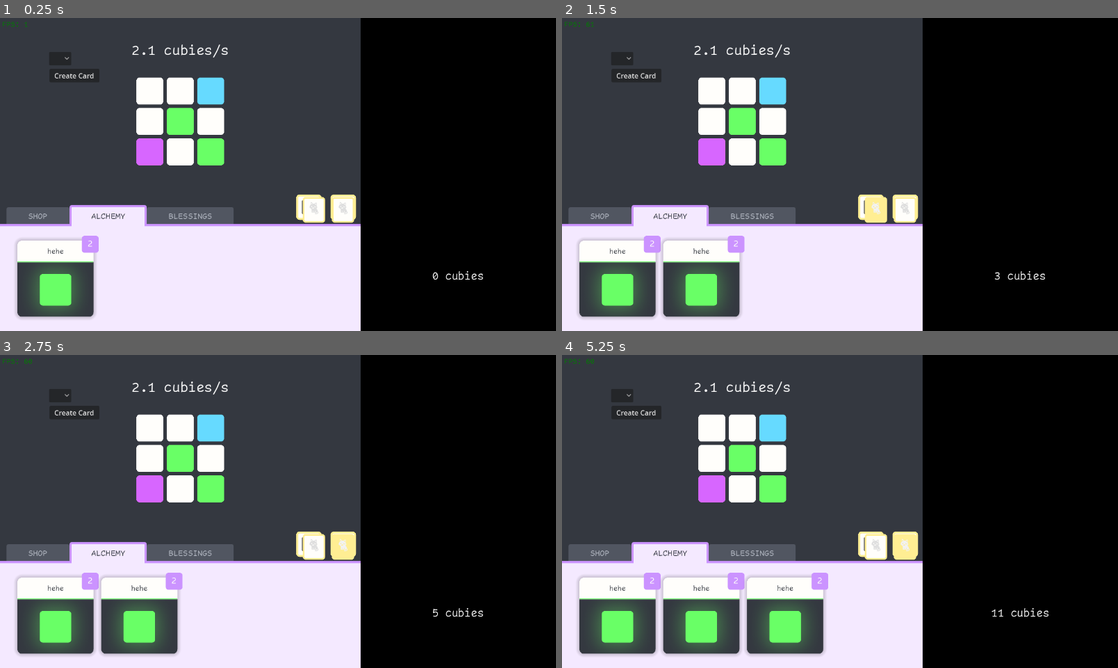
Above: before the commit, frames 1-4 (two rows, left to right).
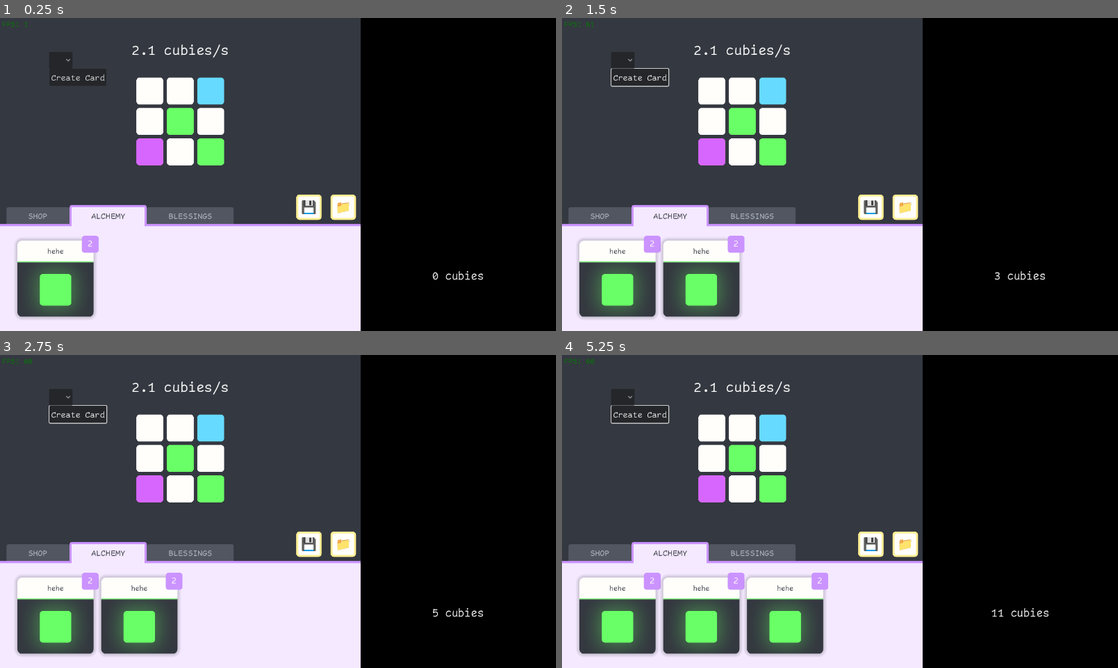
Above: after the commit, the same moments.

Repository: Logikable/GMTK2024
Game: Godot game, scene res://scenes/game.tscn
The game is run twice, just before and just after one commit, with the same random seed, the same clock (stepped at 60 frames per second) and the same inputs.
Inputs (mouse positions are in pixels of both pictures, inside the frame that each line leads up to):
- Up to frame 1 (0.25 s): no input
- Up to frame 2 (1.5 s): click "Create Card" at 0.5 s; click "💾" at 1.25 s
- Up to frame 3 (2.75 s): click "📁" at 2 s
- Up to frame 4 (5.25 s): click (906, 545) at 2.75 s, where only the run before the commit has a clickable "🐈"; click "Create Card" at 3.5 s; click "💾" at 4.25 s; click "📁" at 5 s

The runs differ from the first frame. In frame 1, 0.6% of the frame differs, in the area x 9-64%, y 12-66%; in frame 2, 0.7%; in frame 3, 0.8%, in the area x 8-64%, y 12-66%; in frame 4, 0.8%.

Commit message:
Add tooltip, other changes

Diff:
--- /dev/null
+++ b/assets/default.tres
@@ -0,0 +1,10 @@
+[gd_resource type="Theme" load_steps=3 format=3 uid="uid://754m2gs5mwax"]
+
+[ext_resource type="FontFile" uid="uid://c48agdebe6v1w" path="res://fonts/ComicCodeLigaturesNFFixed-Regular.ttf" id="1_7fcla"]
+
+[sub_resource type="StyleBoxEmpty" id="StyleBoxEmpty_x4pu6"]
+
+[resource]
+default_font = ExtResource("1_7fcla")
+default_font_size = 18
+PopupPanel/styles/panel = SubResource("StyleBoxEmpty_x4pu6")
--- a/project.godot
+++ b/project.godot
@@ -36,6 +36,11 @@
 version_control/plugin_name="GitPlugin"
 version_control/autoload_on_startup=true
 
+[gui]
+
+timers/tooltip_delay_sec=0.15
+timers/tooltip_delay_sec.editor_hint=0.15
+
 [rendering]
 
 anti_aliasing/quality/msaa_2d=3
--- a/scenes/card.tscn
+++ b/scenes/card.tscn
@@ -48,6 +48,7 @@
 offset_bottom = 390.0
 size_flags_horizontal = 4
 size_flags_vertical = 4
+mouse_default_cursor_shape = 6
 theme_override_styles/panel = SubResource("StyleBoxFlat_08uny")
 script = ExtResource("1_c2cb0")
 divider_color = Color(0.657556, 0.951213, 0.933985, 1)
--- a/scenes/game.tscn
+++ b/scenes/game.tscn
@@ -9,6 +9,7 @@
 [ext_resource type="PackedScene" uid="uid://7uw3b0qskg7f" path="res://scenes/draggable.tscn" id="4_fxc5v"]
 [ext_resource type="Script" path="res://scripts/cps_label.gd" id="5_x3i7v"]
 [ext_resource type="PackedScene" uid="uid://cjxbp3q6w7n1k" path="res://scenes/upgrade.tscn" id="6_dbh5q"]
+[ext_resource type="Theme" uid="uid://754m2gs5mwax" path="res://assets/default.tres" id="6_k0u1n"]
 
 [sub_resource type="StyleBoxFlat" id="StyleBoxFlat_gv1x0"]
 bg_color = Color(0.203922, 0.219608, 0.25098, 1)
@@ -58,10 +59,6 @@
 corner_radius_top_right = 25
 corner_radius_bottom_right = 25
 corner_radius_bottom_left = 25
-
-[sub_resource type="Theme" id="Theme_d5wy5"]
-default_font = ExtResource("2_xktb0")
-default_font_size = 18
 
 [sub_resource type="StyleBoxEmpty" id="StyleBoxEmpty_p7m1s"]
 
@@ -125,6 +122,7 @@
 anchors_preset = 0
 offset_right = 1280.0
 offset_bottom = 720.0
+theme = ExtResource("6_k0u1n")
 script = ExtResource("1_qbhd8")
 grid = NodePath("LeftNode/GridNode/Grid")
 cps_label = NodePath("LeftNode/GridNode/CubiesPerSecond")
@@ -287,7 +285,7 @@
 offset_top = 435.0
 offset_right = 830.0
 offset_bottom = 720.0
-theme = SubResource("Theme_d5wy5")
+theme = ExtResource("6_k0u1n")
 theme_override_colors/font_unselected_color = Color(0.726794, 0.746741, 0.786369, 1)
 theme_override_colors/font_hovered_color = Color(0.203922, 0.219608, 0.25098, 1)
 theme_override_colors/font_selected_color = Color(0.203922, 0.219608, 0.25098, 1)
@@ -361,6 +359,9 @@
 [node name="Control" type="Control" parent="LeftNode/Menu/ALCHEMY/Cards"]
 custom_minimum_size = Vector2(176, 176)
 layout_mode = 2
+tooltip_text = "test"
+mouse_filter = 1
+mouse_default_cursor_shape = 6
 
 [node name="Card" parent="LeftNode/Menu/ALCHEMY/Cards/Control" instance=ExtResource("2_ehw0x")]
 layout_mode = 1
@@ -407,26 +408,6 @@
 horizontal_alignment = 1
 vertical_alignment = 1
 
-[node name="UpgradeContainer" parent="." instance=ExtResource("6_dbh5q")]
-layout_mode = 1
-offset_left = 124.0
-offset_top = 52.0
-offset_right = 330.0
-offset_bottom = 257.0
-scale = Vector2(0.25, 0.25)
-upgrade_name = "Bingus"
-upgrade_icon = "🐈"
-
-[node name="UpgradeContainer2" parent="." instance=ExtResource("6_dbh5q")]
-layout_mode = 1
-offset_left = 57.0
-offset_top = 52.0
-offset_right = 263.0
-offset_bottom = 257.0
-scale = Vector2(0.25, 0.25)
-upgrade_name = "Bingus"
-upgrade_icon = "🐈"
-
 [connection signal="item_selected" from="LeftNode/GridNode/OptionButton" to="LeftNode/GridNode/Grid" method="_on_option_button_item_selected"]
 [connection signal="button_down" from="LeftNode/GridNode/Button" to="LeftNode/Menu" method="_on_button_button_down"]
 [connection signal="pressed" from="LeftNode/GridNode/ButtonsContainer/[TEMP]SaveButton/ButtonParent/Button" to="." method="_on_save_button_pressed"]
--- /dev/null
+++ b/scenes/tooltip.tscn
@@ -0,0 +1,47 @@
+[gd_scene load_steps=4 format=3 uid="uid://dtrh8gejdsuae"]
+
+[ext_resource type="FontFile" uid="uid://c48agdebe6v1w" path="res://fonts/ComicCodeLigaturesNFFixed-Regular.ttf" id="1_cgio0"]
+
+[sub_resource type="StyleBoxFlat" id="StyleBoxFlat_bvlwt"]
+bg_color = Color(0.2025, 0.218333, 0.25, 0.960784)
+border_width_left = 2
+border_width_top = 2
+border_width_right = 2
+border_width_bottom = 2
+border_color = Color(0.792157, 0.792157, 0.792157, 1)
+corner_radius_top_left = 15
+corner_radius_top_right = 15
+corner_radius_bottom_right = 15
+corner_radius_bottom_left = 15
+
+[sub_resource type="LabelSettings" id="LabelSettings_5v8ek"]
+font = ExtResource("1_cgio0")
+font_size = 14
+font_color = Color(1, 0.996078, 0.984314, 1)
+
+[node name="PanelContainer" type="PanelContainer"]
+custom_minimum_size = Vector2(225, 0)
+anchors_preset = -1
+anchor_right = 0.210156
+anchor_bottom = 0.0819444
+size_flags_horizontal = 0
+size_flags_vertical = 0
+theme_override_styles/panel = SubResource("StyleBoxFlat_bvlwt")
+metadata/_edit_use_anchors_ = true
+
+[node name="MarginContainer" type="MarginContainer" parent="."]
+layout_mode = 2
+theme_override_constants/margin_left = 20
+theme_override_constants/margin_top = 15
+theme_override_constants/margin_right = 20
+theme_override_constants/margin_bottom = 15
+
+[node name="VBoxContainer" type="VBoxContainer" parent="MarginContainer"]
+layout_mode = 2
+
+[node name="BodyText" type="Label" parent="MarginContainer/VBoxContainer"]
+custom_minimum_size = Vector2(225, 0)
+layout_mode = 2
+text = "This is explainer text!"
+label_settings = SubResource("LabelSettings_5v8ek")
+autowrap_mode = 2
--- a/scenes/upgrade.gd
+++ b/scenes/upgrade.gd
@@ -3,15 +3,16 @@
 @export var upgrade_name: String = "Upgrade Name"
 @export var upgrade_count: int = 0
 @export var upgrade_icon: String
+@export var tooltip: String
 
-@onready var count_label: Label = $NumberContainer/NumberBG/Number
-@onready var number_container: MarginContainer = $NumberContainer
-@onready var button: Button = $CenterContainer/Button
-
+@onready var count_label: Label = $UpgradeContainer/NumberContainer/NumberBG/Number
+@onready var number_container: MarginContainer = $UpgradeContainer/NumberContainer
+@onready var button: Button = $UpgradeContainer/CenterContainer/UpgradeButton
 
 # Called when the node enters the scene tree for the first time.
 func _ready() -> void:
   set_values(upgrade_name, upgrade_count, upgrade_icon)
+  button.tooltip_text = tooltip
 
 func set_values(_name: String, _number: int, _icon: String) -> void:
   upgrade_name = _name
--- a/scenes/upgrade.tscn
+++ b/scenes/upgrade.tscn
@@ -1,7 +1,11 @@
-[gd_scene load_steps=10 format=3 uid="uid://cjxbp3q6w7n1k"]
+[gd_scene load_steps=13 format=3 uid="uid://cjxbp3q6w7n1k"]
 
 [ext_resource type="FontFile" uid="uid://c48agdebe6v1w" path="res://fonts/ComicCodeLigaturesNFFixed-Regular.ttf" id="1_1xpq5"]
+[ext_resource type="Theme" uid="uid://754m2gs5mwax" path="res://assets/default.tres" id="1_hcg5f"]
 [ext_resource type="Script" path="res://scenes/upgrade.gd" id="1_y7n3h"]
+[ext_resource type="Script" path="res://scenes/upgrade_button.gd" id="3_dmdtv"]
+
+[sub_resource type="StyleBoxEmpty" id="StyleBoxEmpty_bq3s4"]
 
 [sub_resource type="SystemFont" id="SystemFont_yaejb"]
 subpixel_positioning = 0
@@ -52,29 +56,26 @@
 font_size = 34
 font_color = Color(0.203922, 0.219608, 0.25098, 1)
 
-[node name="UpgradeContainer" type="Control"]
-layout_mode = 3
-anchors_preset = 8
-anchor_left = 0.5
-anchor_top = 0.5
-anchor_right = 0.5
-anchor_bottom = 0.5
-offset_left = -103.0
-offset_top = -102.5
-offset_right = 103.0
-offset_bottom = 102.5
-grow_horizontal = 2
-grow_vertical = 2
+[node name="PanelContainer" type="PanelContainer"]
+offset_right = 241.0
+offset_bottom = 240.0
+theme = ExtResource("1_hcg5f")
+theme_override_styles/panel = SubResource("StyleBoxEmpty_bq3s4")
 script = ExtResource("1_y7n3h")
+upgrade_icon = "🛠️"
 
-[node name="CenterContainer" type="MarginContainer" parent="."]
+[node name="UpgradeContainer" type="MarginContainer" parent="."]
 layout_mode = 2
-offset_right = 206.0
-offset_bottom = 205.0
-theme_override_constants/margin_bottom = 0
 
-[node name="Button" type="Button" parent="CenterContainer"]
+[node name="CenterContainer" type="MarginContainer" parent="UpgradeContainer"]
 layout_mode = 2
+size_flags_horizontal = 4
+size_flags_vertical = 4
+
+[node name="UpgradeButton" type="Button" parent="UpgradeContainer/CenterContainer"]
+layout_mode = 2
+theme = ExtResource("1_hcg5f")
+theme_override_colors/font_color = Color(0.203922, 0.219608, 0.25098, 1)
 theme_override_fonts/font = SubResource("SystemFont_yaejb")
 theme_override_font_sizes/font_size = 120
 theme_override_styles/focus = SubResource("StyleBoxEmpty_6es0d")
@@ -82,30 +83,28 @@
 theme_override_styles/pressed = SubResource("StyleBoxFlat_tepky")
 theme_override_styles/normal = SubResource("StyleBoxFlat_bwje4")
 text = "🐐"
+script = ExtResource("3_dmdtv")
 
-[node name="NumberContainer" type="MarginContainer" parent="."]
-layout_mode = 1
-anchors_preset = -1
-anchor_left = 0.5
-anchor_top = 0.954
-anchor_right = 0.5
-anchor_bottom = 0.954
-offset_left = 50.0
-offset_top = -228.07
-offset_right = 118.0
-offset_bottom = -140.07
-scale = Vector2(1.25818, 1.25818)
+[node name="NumberContainer" type="MarginContainer" parent="UpgradeContainer"]
+layout_mode = 2
+size_flags_horizontal = 8
+size_flags_vertical = 0
 theme_override_constants/margin_right = 0
 theme_override_constants/margin_bottom = 20
 
-[node name="NumberBG" type="Panel" parent="NumberContainer"]
+[node name="NumberBG" type="Panel" parent="UpgradeContainer/NumberContainer"]
+custom_minimum_size = Vector2(68, 68)
 layout_mode = 2
+size_flags_horizontal = 4
 theme_override_styles/panel = SubResource("StyleBoxFlat_3d2xy")
 
-[node name="Number" type="Label" parent="NumberContainer/NumberBG"]
-layout_mode = 2
-offset_right = 68.0
-offset_bottom = 68.0
+[node name="Number" type="Label" parent="UpgradeContainer/NumberContainer/NumberBG"]
+layout_mode = 1
+anchors_preset = 15
+anchor_right = 1.0
+anchor_bottom = 1.0
+grow_horizontal = 2
+grow_vertical = 2
 size_flags_horizontal = 4
 text = "2"
 label_settings = SubResource("LabelSettings_gom24")
--- /dev/null
+++ b/scenes/upgrade_button.gd
@@ -0,0 +1,15 @@
+extends Button
+
+
+# Called when the node enters the scene tree for the first time.
+func _ready() -> void:
+  pass # Replace with function body.
+
+func _make_custom_tooltip(for_text):
+  var tooltip = preload("res://scenes/tooltip.tscn").instantiate()
+  tooltip.get_node("MarginContainer/VBoxContainer/BodyText").text = for_text
+  return tooltip
+
+# Called every frame. 'delta' is the elapsed time since the previous frame.
+func _process(delta: float) -> void:
+  pass
--- a/scripts/2dcubie.gd
+++ b/scripts/2dcubie.gd
@@ -15,10 +15,15 @@
   self.add_theme_stylebox_override('panel', stylebox)
 
 
+func _make_custom_tooltip(for_text):
+  var tooltip = preload("res://scenes/tooltip.tscn").instantiate()
+  tooltip.get_node("MarginContainer/VBoxContainer/BodyText").text = for_text
+  return tooltip
+
 # Called when the node enters the scene tree for the first time.
 func _ready() -> void:
+  self.tooltip_text = "bingus"
   pass
-
 
 # Called every frame. 'delta' is the elapsed time since the previous frame.
 func _process(delta: float) -> void:
--- a/scripts/game.gd
+++ b/scripts/game.gd
@@ -10,6 +10,11 @@
 var cubies : float = 0
 # TODO: yellow cubie supercharges the grid.
 var last_supercharge : Time
+
+func _make_custom_tooltip(for_text):
+  var tooltip = preload("res://scenes/tooltip.tscn").instantiate()
+  tooltip.get_node("MarginContainer/VBoxContainer/BodyText").text = for_text
+  return tooltip
 
 func cubies_per_second() -> float:
   var width = grid.grid_size
--- a/scripts/menu.gd
+++ b/scripts/menu.gd
@@ -31,7 +31,6 @@
 func _process(delta: float) -> void:
   pass
 
-
 func _on_tab_changed(tab: int) -> void:
   var tab_name = self.get_tab_title(tab)
   set_menu_colours(tab_name)
